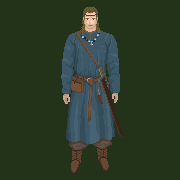
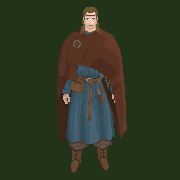
Revision of a layered 180 x 180 image; what changed, layer by layer:
showed "cloak copy #1", painted on it over (57, 25, 127, 142)
